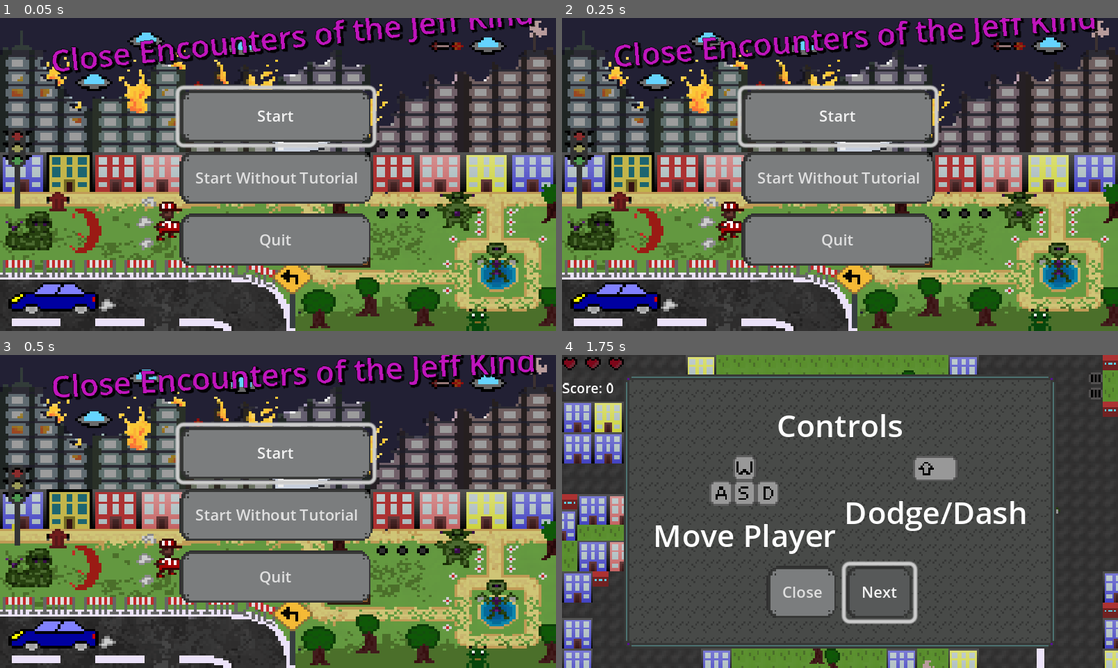
Above: before the commit, frames 1-4 (two rows, left to right).
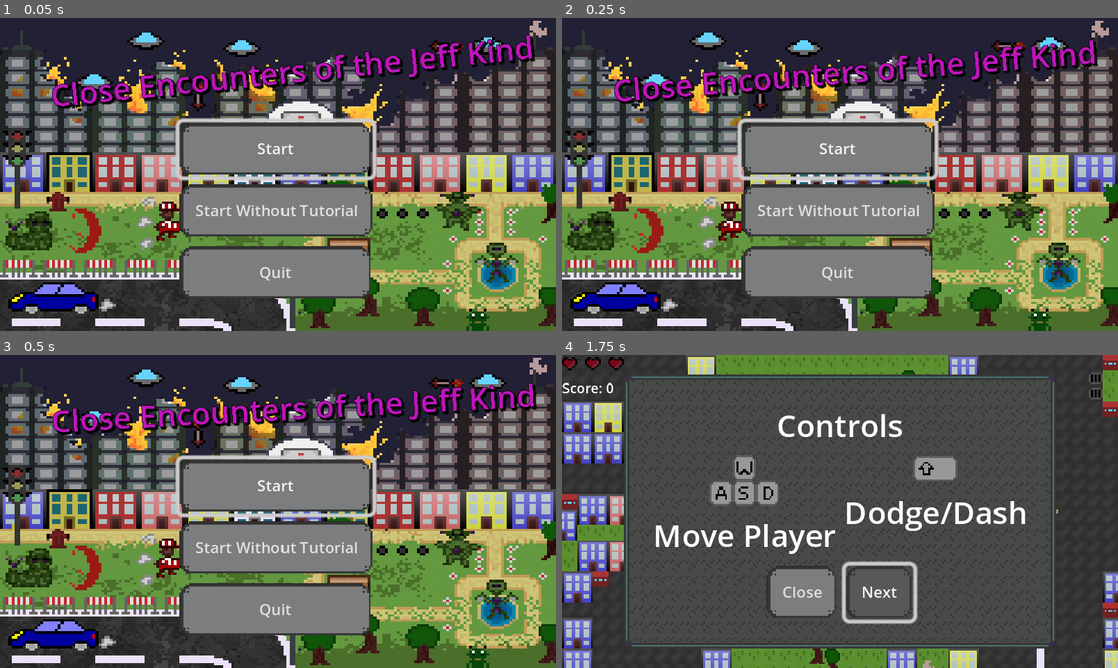
Above: after the commit, the same moments.

Repository: Lila-Kuhlt/Close-Encounters-of-the-Jeff-Kind
Game: Godot game, scene res://scenes/UI/TitleScreen.tscn
Two runs of this game, one before a commit and one after it. Both use one fixed random seed, a clock stepped at 60 frames per second and the inputs below.
Inputs:
- Up to frame 1 (0.05 s): no input
- Up to frame 2 (0.25 s): no input
- Up to frame 3 (0.5 s): no input
- Up to frame 4 (1.75 s): click "Start" at 0.5 s; click "Next" at 1.25 s

The runs differ from the first frame. In frame 1, 23% of the frame differs, in the area x 9-97%, y 0-90%; in frame 2, 23%; in frame 3, 23%; in frame 4, nothing differs.

Commit message:
Offset title in title screen

Diff:
--- a/godot/scenes/UI/TitleScreen.tscn
+++ b/godot/scenes/UI/TitleScreen.tscn
@@ -76,15 +76,19 @@
 [node name="Label" type="Label" parent="Panel/CenterContainer/VBoxContainer/VBoxContainer"]
 layout_mode = 2
 offset_left = -66.0
-offset_top = -35.0
 offset_right = 186.0
-offset_bottom = -9.0
+offset_bottom = 26.0
 rotation = -0.10472
 pivot_offset = Vector2(126, 26)
 theme_override_colors/font_color = Color(0.415686, 0.0431373, 0.721569, 1)
 text = "Close Encounters of the Jeff Kind"
 label_settings = SubResource("LabelSettings_xdhit")
 horizontal_alignment = 1
+
+[node name="HSeparator" type="HSeparator" parent="Panel/CenterContainer/VBoxContainer"]
+modulate = Color(1, 1, 1, 0)
+layout_mode = 2
+theme_override_constants/separation = 30
 
 [node name="StartButton" type="Button" parent="Panel/CenterContainer/VBoxContainer"]
 custom_minimum_size = Vector2(100, 0)
